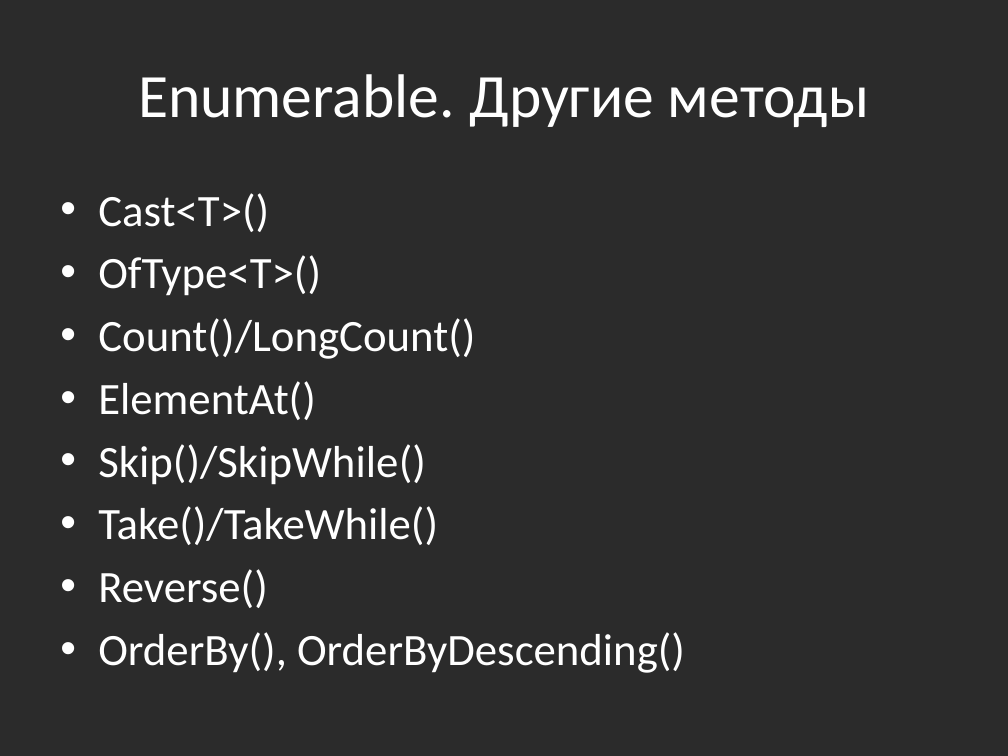
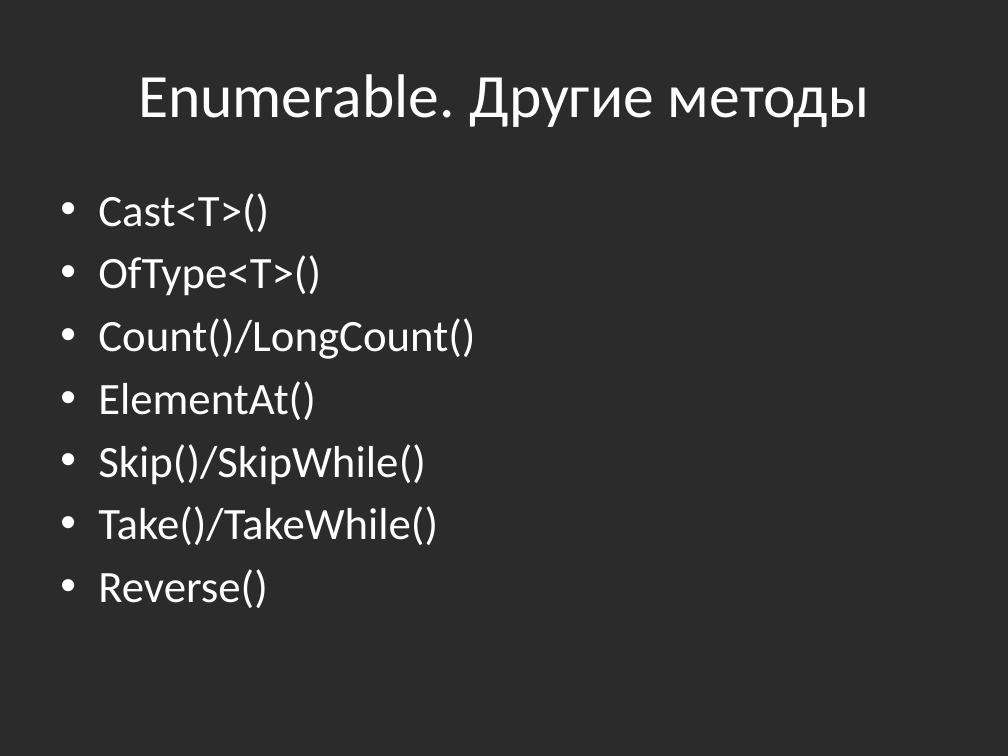
Before and after one commit to bazile/Training, a slide deck: slide 21 of Presentation/lesson-11-linq.pptx (slide 20 before the commit). Drawn at 1008x756 pixels with LibreOffice and Linux fonts; fonts in the diff are those of the drawing; background and template pictures are left out; a plain dark background stands for a picture behind light text. Boxes give left, top, right and bottom in pixels: in the first picture for what was removed or moved away, otherwise in the second. Text is boxed around its words. In the diff, an @@ line names an element or a change of style, - is before the commit and + after.

```diff
--- a/Presentation/lesson-11-linq.pptx
+++ b/Presentation/lesson-11-linq.pptx
@@ text at (98,632,685,673): paragraph removed @@
-• OrderBy(), OrderByDescending()
```
Also in this commit, not shown: 2 slides added, 2 other files.
